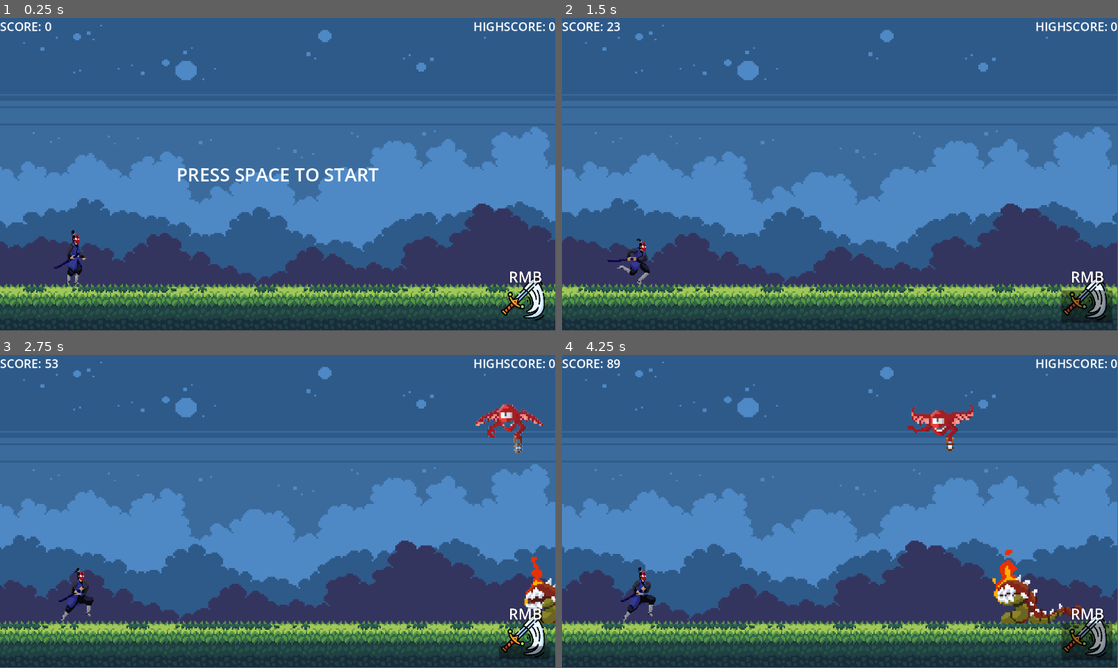
Above: before the commit, frames 1-4 (two rows, left to right).
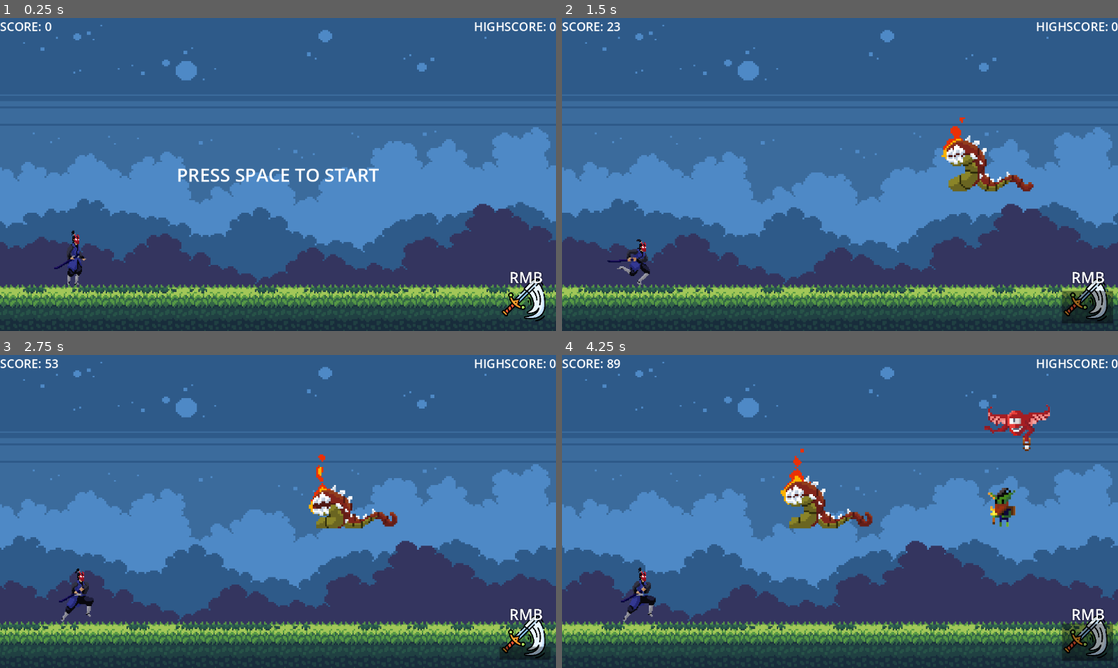
Above: after the commit, the same moments.

Repository: Raphaeldk4/godot-ninjarun
Game: Godot game, scene res://scenes/main.tscn
Same seed, same stepped clock (60 frames per second), same inputs: the game is played once before the commit and once after it.
Inputs (mouse positions are in pixels of both pictures, inside the frame that each line leads up to):
- Up to frame 1 (0.25 s): no input
- Up to frame 2 (1.5 s): tap Space at 0.5 s; move the mouse to (962, 158) at 0.52 s; press the mouse at (962, 158) at 0.53 s; tap Enter (ui_accept) at 0.77 s; move the mouse to (728, 190) at 1.27 s; release the mouse at (728, 190) at 1.28 s; click (728, 190) at 1.35 s
- Up to frame 3 (2.75 s): tap Enter (ui_accept) at 1.52 s; move the mouse to (333, 442) at 2.02 s; press the mouse at (333, 442) at 2.03 s
- Up to frame 4 (4.25 s): move the mouse to (812, 574) at 2.77 s; release the mouse at (812, 574) at 2.78 s; click (812, 574) at 2.85 s; tap Enter (ui_accept) at 3.02, 3.77 s; move the mouse to (1006, 558) at 3.52 s; press the mouse at (1006, 558) at 3.53 s
In our replay, the window is 799x449 before the commit and 800x450 after it. These sizes can differ from the game's own. Grey fills any space a smaller window leaves; there, only what the larger window draws over its background counts as a difference.

The runs differ from the first frame. In frame 1, 4.1% of the frame differs, in the area x 0-100%, y 0-97%; in frame 2, 4.9%; in frame 3, 6.1%; in frame 4, 7.8%, in the area x 0-100%, y 0-98%.

Commit message:
added white frame on dying animation

Diff:
--- a/project.godot
+++ b/project.godot
@@ -15,6 +15,10 @@
 config/features=PackedStringArray("4.2", "Forward Plus")
 config/icon="res://icon.svg"
 
+[display]
+
+window/stretch/mode="viewport"
+
 [input]
 
 attack={
--- a/scenes/goblinEnemie.tscn
+++ b/scenes/goblinEnemie.tscn
@@ -1,21 +1,75 @@
-[gd_scene load_steps=7 format=3 uid="uid://bes4b37au02vw"]
+[gd_scene load_steps=14 format=3 uid="uid://bes4b37au02vw"]
 
-[ext_resource type="Texture2D" uid="uid://coqu0ms3tve5s" path="res://sprites/enemies/goblin.png" id="1_kvbmg"]
+[ext_resource type="Texture2D" uid="uid://bo6plwgns5v2o" path="res://sprites/enemies/goblin/death.png" id="1_0jqdv"]
+[ext_resource type="Texture2D" uid="uid://coqu0ms3tve5s" path="res://sprites/enemies/goblin/idle.png" id="2_pnu3m"]
+
+[sub_resource type="AtlasTexture" id="AtlasTexture_d6hyb"]
+atlas = ExtResource("1_0jqdv")
+region = Rect2(2016, 0, 672, 672)
+
+[sub_resource type="AtlasTexture" id="AtlasTexture_ghu1p"]
+atlas = ExtResource("1_0jqdv")
+region = Rect2(672, 0, 672, 672)
+
+[sub_resource type="AtlasTexture" id="AtlasTexture_6xprr"]
+atlas = ExtResource("1_0jqdv")
+region = Rect2(2688, 0, 672, 672)
+
+[sub_resource type="AtlasTexture" id="AtlasTexture_p1o0w"]
+atlas = ExtResource("1_0jqdv")
+region = Rect2(3360, 0, 672, 672)
+
+[sub_resource type="AtlasTexture" id="AtlasTexture_omcha"]
+atlas = ExtResource("1_0jqdv")
+region = Rect2(4032, 0, 672, 672)
+
+[sub_resource type="AtlasTexture" id="AtlasTexture_th2wb"]
+atlas = ExtResource("1_0jqdv")
+region = Rect2(4704, 0, 672, 672)
 
 [sub_resource type="AtlasTexture" id="AtlasTexture_clbvu"]
-atlas = ExtResource("1_kvbmg")
+atlas = ExtResource("2_pnu3m")
 region = Rect2(0, 0, 672, 672)
 
 [sub_resource type="AtlasTexture" id="AtlasTexture_obeuq"]
-atlas = ExtResource("1_kvbmg")
+atlas = ExtResource("2_pnu3m")
 region = Rect2(672, 0, 672, 672)
 
 [sub_resource type="AtlasTexture" id="AtlasTexture_0mpvs"]
-atlas = ExtResource("1_kvbmg")
+atlas = ExtResource("2_pnu3m")
 region = Rect2(1344, 0, 672, 672)
 
 [sub_resource type="SpriteFrames" id="SpriteFrames_rre5t"]
 animations = [{
+"frames": [{
+"duration": 1.0,
+"texture": SubResource("AtlasTexture_d6hyb")
+}, {
+"duration": 1.0,
+"texture": SubResource("AtlasTexture_ghu1p")
+}, {
+"duration": 1.0,
+"texture": SubResource("AtlasTexture_6xprr")
+}, {
+"duration": 1.0,
+"texture": SubResource("AtlasTexture_p1o0w")
+}, {
+"duration": 1.0,
+"texture": SubResource("AtlasTexture_omcha")
+}, {
+"duration": 1.0,
+"texture": SubResource("AtlasTexture_th2wb")
+}, {
+"duration": 1.0,
+"texture": SubResource("AtlasTexture_th2wb")
+}, {
+"duration": 6.0,
+"texture": SubResource("AtlasTexture_th2wb")
+}],
+"loop": true,
+"name": &"death",
+"speed": 10.0
+}, {
 "frames": [{
 "duration": 1.0,
 "texture": SubResource("AtlasTexture_clbvu")
@@ -40,9 +94,9 @@
 [node name="AnimatedSprite2D" type="AnimatedSprite2D" parent="."]
 position = Vector2(98.7118, -219.932)
 sprite_frames = SubResource("SpriteFrames_rre5t")
-animation = &"idle"
+animation = &"death"
 autoplay = "idle"
-frame_progress = 0.492162
+frame_progress = 0.867706
 flip_h = true
 
 [node name="CollisionShape2D" type="CollisionShape2D" parent="."]
--- a/scenes/main.gd
+++ b/scenes/main.gd
@@ -27,7 +27,7 @@
 #speed
 var speed: float
 const startSpeed: float = 2
-const maxSpeed: int = 10
+const maxSpeed: int = 8
 const speedInrease: int = (5000)
 var screenSize: Vector2i
 
@@ -188,9 +188,3 @@
 	get_tree().paused = true
 	gameRunning = false
 	$gameOver.show()
-
-
-
-func _on_timer_timeout():
-	dyingObstacle.visible = false
-	obstacles.erase(dyingObstacle)
--- a/scenes/wormEnemie.tscn
+++ b/scenes/wormEnemie.tscn
@@ -1,38 +1,38 @@
 [gd_scene load_steps=23 format=3 uid="uid://bxihxd86dbmtj"]
 
-[ext_resource type="Texture2D" uid="uid://1h4ikx8ssq3x" path="res://sprites/enemies/Death.png" id="1_cd0y4"]
+[ext_resource type="Texture2D" uid="uid://3b6ug55xqrkq" path="res://sprites/enemies/IMG_4009.PNG" id="1_iqgbm"]
 [ext_resource type="Texture2D" uid="uid://pbnjtcuhgnk3" path="res://sprites/enemies/Idle.png" id="1_v3kih"]
 
-[sub_resource type="AtlasTexture" id="AtlasTexture_tadf4"]
-atlas = ExtResource("1_cd0y4")
+[sub_resource type="AtlasTexture" id="AtlasTexture_0efn6"]
+atlas = ExtResource("1_iqgbm")
 region = Rect2(0, 0, 90, 90)
 
-[sub_resource type="AtlasTexture" id="AtlasTexture_wmhjv"]
-atlas = ExtResource("1_cd0y4")
+[sub_resource type="AtlasTexture" id="AtlasTexture_vlof2"]
+atlas = ExtResource("1_iqgbm")
 region = Rect2(90, 0, 90, 90)
 
-[sub_resource type="AtlasTexture" id="AtlasTexture_may6f"]
-atlas = ExtResource("1_cd0y4")
+[sub_resource type="AtlasTexture" id="AtlasTexture_jbib2"]
+atlas = ExtResource("1_iqgbm")
 region = Rect2(180, 0, 90, 90)
 
-[sub_resource type="AtlasTexture" id="AtlasTexture_v7wx8"]
-atlas = ExtResource("1_cd0y4")
+[sub_resource type="AtlasTexture" id="AtlasTexture_npgwn"]
+atlas = ExtResource("1_iqgbm")
 region = Rect2(270, 0, 90, 90)
 
-[sub_resource type="AtlasTexture" id="AtlasTexture_eo7fs"]
-atlas = ExtResource("1_cd0y4")
+[sub_resource type="AtlasTexture" id="AtlasTexture_ouslj"]
+atlas = ExtResource("1_iqgbm")
 region = Rect2(360, 0, 90, 90)
 
-[sub_resource type="AtlasTexture" id="AtlasTexture_wkxvi"]
-atlas = ExtResource("1_cd0y4")
+[sub_resource type="AtlasTexture" id="AtlasTexture_d1ya6"]
+atlas = ExtResource("1_iqgbm")
 region = Rect2(450, 0, 90, 90)
 
-[sub_resource type="AtlasTexture" id="AtlasTexture_8ob5m"]
-atlas = ExtResource("1_cd0y4")
+[sub_resource type="AtlasTexture" id="AtlasTexture_nqvpq"]
+atlas = ExtResource("1_iqgbm")
 region = Rect2(540, 0, 90, 90)
 
-[sub_resource type="AtlasTexture" id="AtlasTexture_1b0pa"]
-atlas = ExtResource("1_cd0y4")
+[sub_resource type="AtlasTexture" id="AtlasTexture_byo35"]
+atlas = ExtResource("1_iqgbm")
 region = Rect2(630, 0, 90, 90)
 
 [sub_resource type="AtlasTexture" id="AtlasTexture_nahan"]
@@ -75,28 +75,28 @@
 animations = [{
 "frames": [{
 "duration": 1.0,
-"texture": SubResource("AtlasTexture_tadf4")
+"texture": SubResource("AtlasTexture_0efn6")
 }, {
 "duration": 1.0,
-"texture": SubResource("AtlasTexture_wmhjv")
+"texture": SubResource("AtlasTexture_vlof2")
 }, {
 "duration": 1.0,
-"texture": SubResource("AtlasTexture_may6f")
+"texture": SubResource("AtlasTexture_jbib2")
 }, {
 "duration": 1.0,
-"texture": SubResource("AtlasTexture_v7wx8")
+"texture": SubResource("AtlasTexture_npgwn")
 }, {
 "duration": 1.0,
-"texture": SubResource("AtlasTexture_eo7fs")
+"texture": SubResource("AtlasTexture_ouslj")
 }, {
 "duration": 1.0,
-"texture": SubResource("AtlasTexture_wkxvi")
+"texture": SubResource("AtlasTexture_d1ya6")
 }, {
-"duration": 1.0,
-"texture": SubResource("AtlasTexture_8ob5m")
+"duration": 3.0,
+"texture": SubResource("AtlasTexture_nqvpq")
 }, {
-"duration": 1.0,
-"texture": SubResource("AtlasTexture_1b0pa")
+"duration": 6.0,
+"texture": SubResource("AtlasTexture_byo35")
 }],
 "loop": true,
 "name": &"death",
@@ -150,7 +150,7 @@
 sprite_frames = SubResource("SpriteFrames_j4bmf")
 animation = &"death"
 autoplay = "idle"
-frame_progress = 0.334819
+frame_progress = 0.362095
 flip_h = true
 
 [node name="CollisionShape2D" type="CollisionShape2D" parent="."]
Binary file added: sprites/enemies/IMG_4009.PNG
Not shown, changed: sprites/enemies/IMG_4009.PNG.import
Binary file added: sprites/enemies/goblin/death.png
Not shown, added: sprites/enemies/goblin/death.png.import
Renamed: sprites/enemies/goblin.png -> sprites/enemies/goblin/idle.png
Not shown, added: sprites/enemies/goblin/idle.png.import
